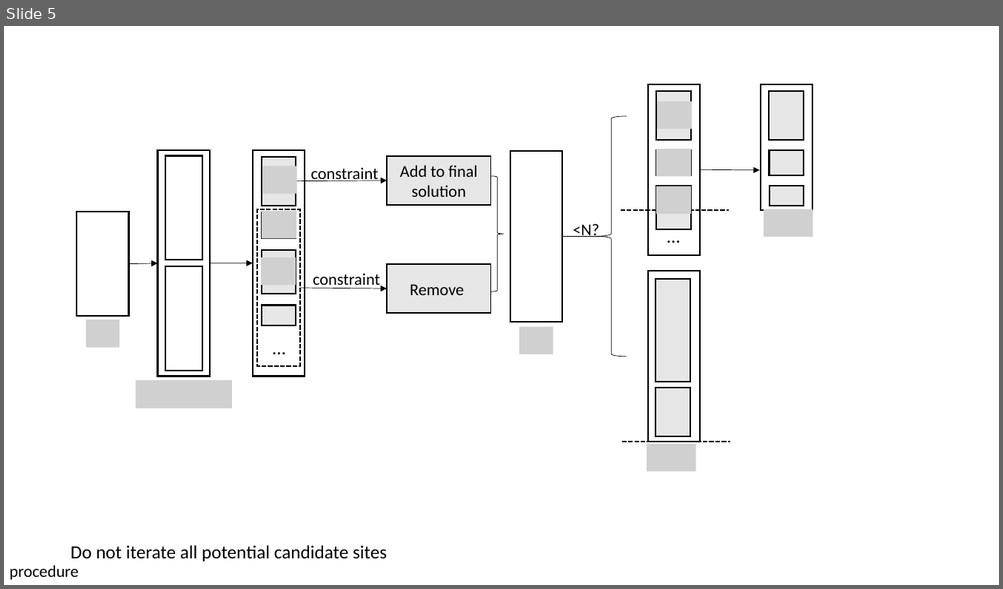
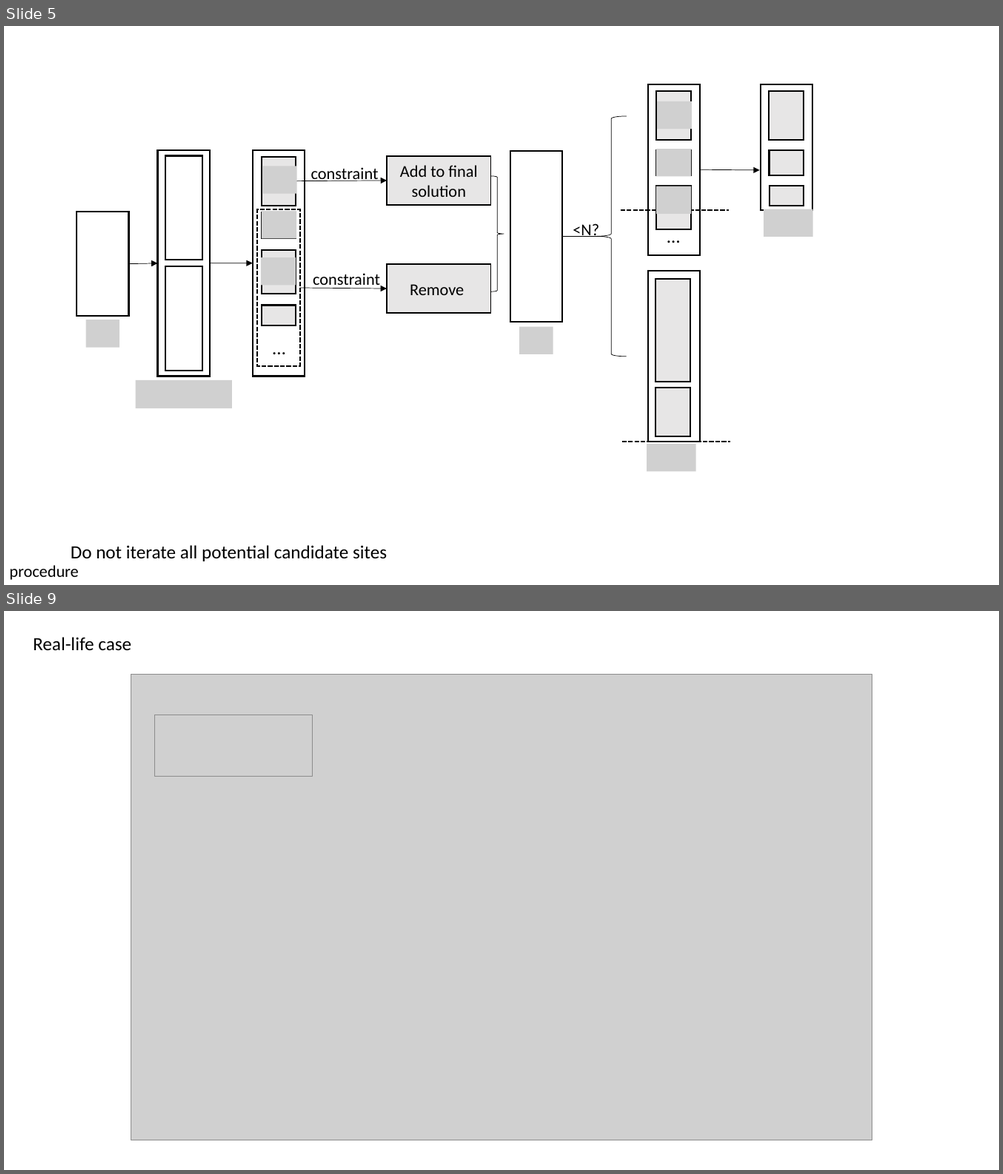
Before and after one commit to sywang-20/opt-greedy, a slide deck: DOCUS/progress-report.pptx. Shown one above the other, each under a label of ours: slide 5 before the commit, slides 5 and 9 after it; the slides between them are not shown. The pictures are 1003x589 and 1003x1174 pixels, drawn with LibreOffice and Linux fonts; fonts in the diff are those of the drawing; grey boxes stand for pictures. Boxes give left, top, right and bottom in pixels: in the first picture for what was removed or moved away, otherwise in the second. Text is boxed around its words. In the diff, an @@ line names an element or a change of style, - is before the commit and + after.

```diff
--- a/DOCUS/progress-report.pptx
+++ b/DOCUS/progress-report.pptx
@@ slide 9 added at (4, 611, 999, 1170), background #FFFFFF @@
@@ text added at (33, 637, 131, 651), 18 pt, text #000000 @@
+Real-life case
@@ picture added at (131, 675, 872, 1141) @@
@@ picture added at (155, 715, 312, 776) @@
```
Also in this commit, not shown: 3 other slides added, 2 slides removed.
